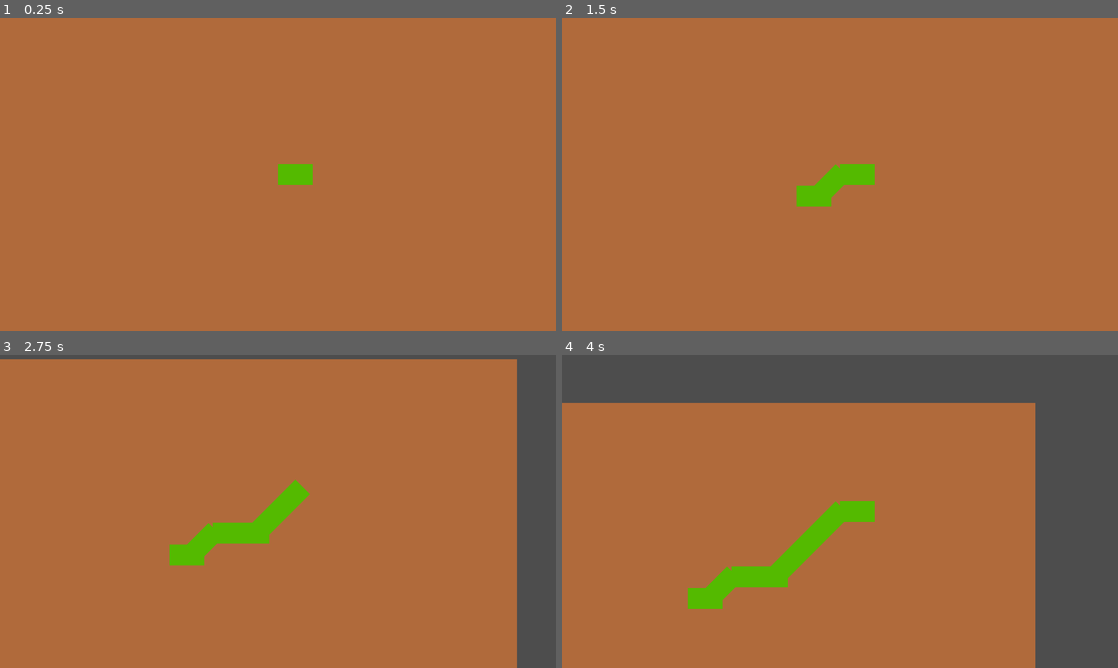
Above: before the commit, frames 1-4 (two rows, left to right).
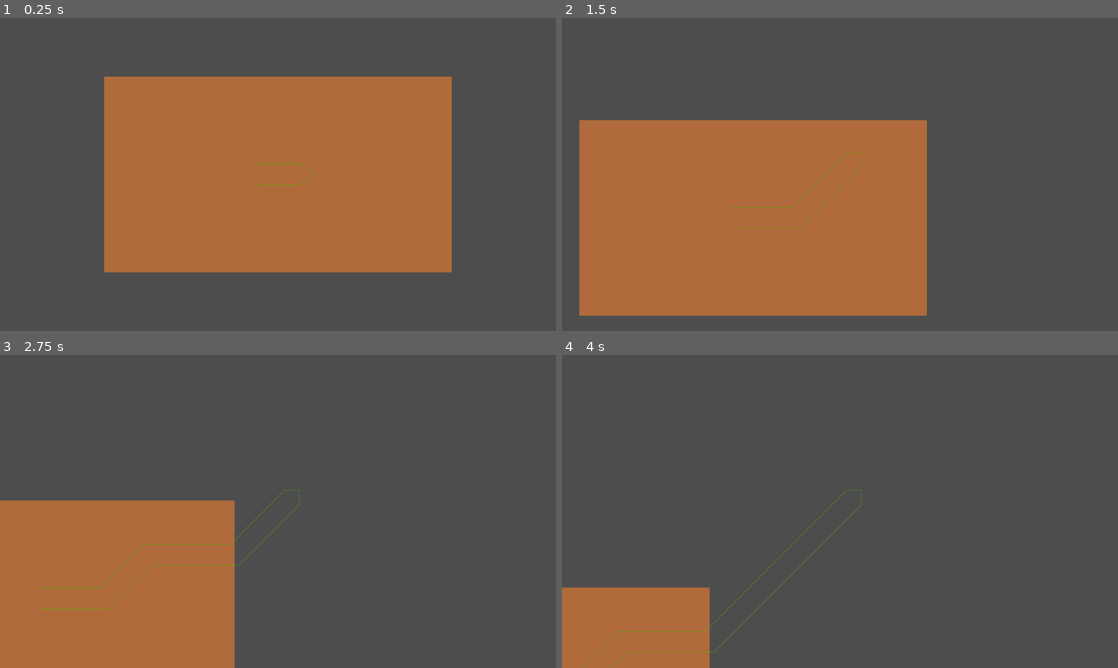
Above: after the commit, the same moments.

Repository: adammr333/root-game
Game: Godot game, scene res://scenes/game.tscn
Same seed, same stepped clock (60 frames per second), same inputs: the game is played once before the commit and once after it.
Inputs:
- Up to frame 1 (0.25 s): no input
- Up to frame 2 (1.5 s): tap Enter at 0.5 s; hold Up (ui_up) 0.53-1.28 s; hold Space (space, bound only after the commit) 0.53-1.28 s; hold Down (ui_down) from 1.28 s (still down); tap Space (space, bound only after the commit) at 1.35 s
- Up to frame 3 (2.75 s): tap Space (space, bound only after the commit) at 2 s; release Down (ui_down) at 2.03 s; hold Up (ui_up) from 2.03 s (still down); hold Space (space, bound only after the commit) from 2.03 s (still down)
- Up to frame 4 (4 s): release Space (space, bound only after the commit) at 2.78 s; tap Space (space, bound only after the commit) at 2.85 s; tap Enter at 3.5 s; release Up (ui_up) at 3.53 s; hold Down (ui_down) from 3.53 s (still down); hold Space (space, bound only after the commit) from 3.53 s (still down)

The runs differ from the first frame. In frame 1, 62% of the frame differs, in the area x 0-100%, y 0-100%; in frame 2, 62%; in frame 3, 70%, in the area x 0-93%, y 1-100%; in frame 4, 66%.

Commit message:
Created and added new sprites for the roots. Started process of matching sprites together. Need to fix rotation and moving the Root Tip.

Diff:
--- a/project.godot
+++ b/project.godot
@@ -24,3 +24,15 @@
 window/size/window_height_override=720
 window/stretch/mode="viewport"
 window/stretch/scale_mode="integer"
+
+[input]
+
+space={
+"deadzone": 0.2,
+"events": [Object(InputEventKey,"resource_local_to_scene":false,"resource_name":"","device":-1,"window_id":0,"alt_pressed":false,"shift_pressed":false,"ctrl_pressed":false,"meta_pressed":false,"pressed":false,"keycode":0,"physical_keycode":32,"key_label":0,"unicode":32,"location":0,"echo":false,"script":null)
+]
+}
+
+[rendering]
+
+textures/canvas_textures/default_texture_filter=0
--- a/scenes/game.tscn
+++ b/scenes/game.tscn
@@ -15,4 +15,3 @@
 position = Vector2(640, 360)
 
 [node name="RootCamera" type="Camera2D" parent="RootTip"]
-zoom = Vector2(2, 2)
--- a/scenes/new_root_growth.tscn
+++ b/scenes/new_root_growth.tscn
@@ -1,25 +1,10 @@
 [gd_scene load_steps=3 format=3 uid="uid://d2crpwubgjqil"]
 
 [ext_resource type="Script" uid="uid://48bpgytyyole" path="res://scripts/new_root_growth.gd" id="1_g4e43"]
-
-[sub_resource type="CircleShape2D" id="CircleShape2D_53oqu"]
-radius = 2.0
+[ext_resource type="Texture2D" uid="uid://cdjx8r1ea7txd" path="res://assets/root_sprites/root-outlines-straight.png" id="2_rrcmw"]
 
 [node name="NewRootGrowth" type="Node2D"]
 script = ExtResource("1_g4e43")
 
-[node name="RootSprite" type="ColorRect" parent="."]
-anchors_preset = 4
-anchor_top = 0.5
-anchor_bottom = 0.5
-offset_top = -12.0
-offset_right = 40.0
-offset_bottom = 12.0
-grow_vertical = 2
-color = Color(0.329412, 0.729412, 0, 1)
-
-[node name="GrowPoint" type="Area2D" parent="."]
-position = Vector2(40, 0)
-
-[node name="CollisionShape2D" type="CollisionShape2D" parent="GrowPoint"]
-shape = SubResource("CircleShape2D_53oqu")
+[node name="RootSprite" type="Sprite2D" parent="."]
+texture = ExtResource("2_rrcmw")
--- a/scenes/root_tip.tscn
+++ b/scenes/root_tip.tscn
@@ -1,37 +1,22 @@
 [gd_scene load_steps=4 format=3 uid="uid://c1kit4wd0qp61"]
 
 [ext_resource type="Script" uid="uid://dkmyo463pncg5" path="res://scripts/root_tip.gd" id="1_km8nn"]
+[ext_resource type="Texture2D" uid="uid://blhj58bsemo7y" path="res://assets/root_sprites/root-tip-straight.png" id="2_km8nn"]
 
 [sub_resource type="RectangleShape2D" id="RectangleShape2D_d000s"]
 size = Vector2(21, 28)
 
-[sub_resource type="CircleShape2D" id="CircleShape2D_km8nn"]
-radius = 2.0
-
 [node name="RootTip" type="CharacterBody2D"]
 script = ExtResource("1_km8nn")
 
-[node name="RootSprite" type="ColorRect" parent="."]
-anchors_preset = 4
-anchor_top = 0.5
-anchor_bottom = 0.5
-offset_top = -12.0
-offset_right = 40.0
-offset_bottom = 12.0
-grow_vertical = 2
-color = Color(0.329412, 0.729412, 0, 1)
+[node name="RootSprite" type="Sprite2D" parent="."]
+texture = ExtResource("2_km8nn")
 
 [node name="CollisionShape2D" type="CollisionShape2D" parent="."]
 position = Vector2(32, 0)
 shape = SubResource("RectangleShape2D_d000s")
 
-[node name="GrowPoint" type="Area2D" parent="."]
-
-[node name="CollisionShape2D" type="CollisionShape2D" parent="GrowPoint"]
-shape = SubResource("CircleShape2D_km8nn")
-
 [node name="GrowTimer" type="Timer" parent="."]
 wait_time = 0.5
 
-[connection signal="area_entered" from="GrowPoint" to="." method="_on_grow_point_area_entered"]
 [connection signal="timeout" from="GrowTimer" to="." method="_on_grow_timer_timeout"]
--- a/scripts/game.gd
+++ b/scripts/game.gd
@@ -8,6 +8,9 @@
 var windowHeight: float = DisplayServer.window_get_size().y
 var rootSpriteGrowth: Resource = load("res://scenes/new_root_growth.tscn")
 var newRootGrowthIndex: int = get_child_count() - 1
+var previousRootSprite: String = "Straight"
+var newRootSprite: String = "Straight"
+var spriteChoice: int
 
 
 func _ready() -> void:
@@ -19,18 +22,50 @@
 	#camera.limit_right = windowWidth
 	#camera.limit_top = windowHeight - windowHeight
 	#camera.limit_bottom = windowHeight
-	print_tree()
 	pass
 
 
 func _process(delta: float) -> void:
-	#get_window().size = Vector2(640, 360)
+	match previousRootSprite:
+		"Straight":
+			match newRootSprite:
+				"Straight":
+					spriteChoice = 0
+					#print("Straight")
+				"Diagonal Up":
+					spriteChoice = 3
+					#print("Straight Diagonal Up")
+				"Diagonal Down":
+					spriteChoice = 4
+					#print("Straight Diagonal Down")
+		"Diagonal Up":
+			match newRootSprite:
+				"Straight":
+					spriteChoice = 5
+					#print("Diagonal Up Straight")
+				"Diagonal Up":
+					spriteChoice = 1
+					#print("Diagonal Up")
+				"Diagonal Down":
+					spriteChoice = 7
+					#print("Diagonal Up Diagonal Down")
+		"Diagonal Down":
+			match newRootSprite:
+				"Straight":
+					spriteChoice = 6
+					#print("Diagonal Down Straight")
+				"Diagonal Up":
+					spriteChoice = 8
+					#print("Diagonal Down Diagonal Up")
+				"Diagonal Down":
+					spriteChoice = 2
+					#print("Diagonal Down")
 	pass
 
 
 func grow_root():
 	var newRootGrowth = rootSpriteGrowth.instantiate()
-	#call_deferred("add_child", newRootGrowth)
 	add_child(newRootGrowth)
-	#print("Grow Root")
+	print("Previous: " + previousRootSprite)
+	previousRootSprite = newRootSprite
 	pass
--- a/scripts/new_root_growth.gd
+++ b/scripts/new_root_growth.gd
@@ -1,8 +1,24 @@
 extends Node2D
 
 @onready var rootTip = get_node("/root/Game/RootTip")
+@onready var game = get_node("/root/Game")
+@onready var rootSprite: Node = $RootSprite
+
+var spriteChoice
+
+var rootGrowthSprite: Array = [
+	"res://assets/root_sprites/root-outlines-straight.png", #0
+	"res://assets/root_sprites/root-outlines-diagonal-up.png", #1
+	"res://assets/root_sprites/root-outlines-diagonal-down.png", #2
+	"res://assets/root_sprites/root-outlines-straight-diagonal-up.png", #3
+	"res://assets/root_sprites/root-outlines-straight-diagonal-down.png", #4
+	"res://assets/root_sprites/root-outlines-diagonal-up-straight.png", #5
+	"res://assets/root_sprites/root-outlines-diagonal-down-straight.png", #6
+	"res://assets/root_sprites/root-outlines-diagonal-up-diagonal-down.png", #7
+	"res://assets/root_sprites/root-outlines-diagonal-down-diagonal-up.png" #8
+]
 
 
 func _ready() -> void:
 	global_position = rootTip.global_position
-	rotation_degrees = rootTip.rotation_degrees
+	rootSprite.texture = load(rootGrowthSprite[game.spriteChoice])
--- a/scripts/root_tip.gd
+++ b/scripts/root_tip.gd
@@ -1,11 +1,24 @@
 extends CharacterBody2D
 
 @onready var game: Node = get_tree().get_root().get_node("Game")
+@onready var rootSprite: Node = $RootSprite
 @onready var growTimer: Node = $GrowTimer
 
 var direction: float
-var speed: int = 25
+var speed: int = 100
+var pointing: String = "Straight"
 
+var rootTipSprite: Array = [
+	"res://assets/root_sprites/root-tip-straight.png", #0
+	"res://assets/root_sprites/root-tip-diagonal-up.png", #1
+	"res://assets/root_sprites/root-tip-diagonal-down.png", #2
+	"res://assets/root_sprites/root-tip-straight-diagonal-up.png", #3
+	"res://assets/root_sprites/root-tip-straight-diagonal-down.png", #4
+	"res://assets/root_sprites/root-tip-diagonal-up-straight.png", #5
+	"res://assets/root_sprites/root-tip-diagonal-down-straight.png", #6
+	"res://assets/root_sprites/root-tip-diagonal-up-diagonal-down.png", #7
+	"res://assets/root_sprites/root-tip-diagonal-down-diagonal-up.png" #8
+]
 
 func _ready() -> void:
 	growTimer.start()
@@ -17,15 +30,43 @@
 
 
 func _unhandled_input(event: InputEvent) -> void:
-	if event.is_action_pressed("ui_up") && rotation_degrees != -45:
-		rotation_degrees -= 45
-		direction += -speed
-	if event.is_action_pressed("ui_down") && rotation_degrees != 45:
-		rotation_degrees += 45
-		direction += speed
+	if event.is_action_pressed("ui_up"):
+		match game.newRootSprite:
+			"Straight":
+				game.newRootSprite = "Diagonal Up"
+			"Diagonal Up":
+				game.newRootSprite = "Diagonal Up"
+			"Diagonal Down":
+				game.newRootSprite = "Straight"
+		print(game.newRootSprite)
+		if rotation_degrees != -45:
+			#rotation_degrees -= 45
+			direction += -speed
+	if event.is_action_pressed("ui_down"):
+		match game.newRootSprite:
+			"Straight":
+				game.newRootSprite = "Diagonal Down"
+			"Diagonal Up":
+				game.newRootSprite = "Straight"
+			"Diagonal Down":
+				game.newRootSprite = "Diagonal Down"
+		print(game.newRootSprite)
+		if rotation_degrees != 45:
+			#rotation_degrees += 45
+			direction += speed
+	#if event.is_action_pressed("space"):
+		#growTimer.start()
+	pass
 
 
 func _on_grow_timer_timeout() -> void:
 	game.grow_root()
 	position += Vector2(speed, direction)
+	match game.previousRootSprite:
+		"Straight":
+			rootSprite.texture = load(rootTipSprite[0])
+		"Diagonal Up":
+			rootSprite.texture = load(rootTipSprite[1])
+		"Diagonal Down":
+			rootSprite.texture = load(rootTipSprite[2])
 	pass
Binary file added: assets/root_sprites/root-outlines-diagonal-down-diagonal-up.png
Not shown, added: assets/root_sprites/root-outlines-diagonal-down-diagonal-up.png.import
Binary file added: assets/root_sprites/root-outlines-diagonal-down-straight.png
Not shown, added: assets/root_sprites/root-outlines-diagonal-down-straight.png.import
Binary file added: assets/root_sprites/root-outlines-diagonal-down.png
Not shown, added: assets/root_sprites/root-outlines-diagonal-down.png.import
Binary file added: assets/root_sprites/root-outlines-diagonal-up-diagonal-down.png
Not shown, added: assets/root_sprites/root-outlines-diagonal-up-diagonal-down.png.import
Binary file added: assets/root_sprites/root-outlines-diagonal-up-straight.png
Not shown, added: assets/root_sprites/root-outlines-diagonal-up-straight.png.import
Binary file added: assets/root_sprites/root-outlines-diagonal-up.png
Not shown, added: assets/root_sprites/root-outlines-diagonal-up.png.import
(and 24 more such lines)
